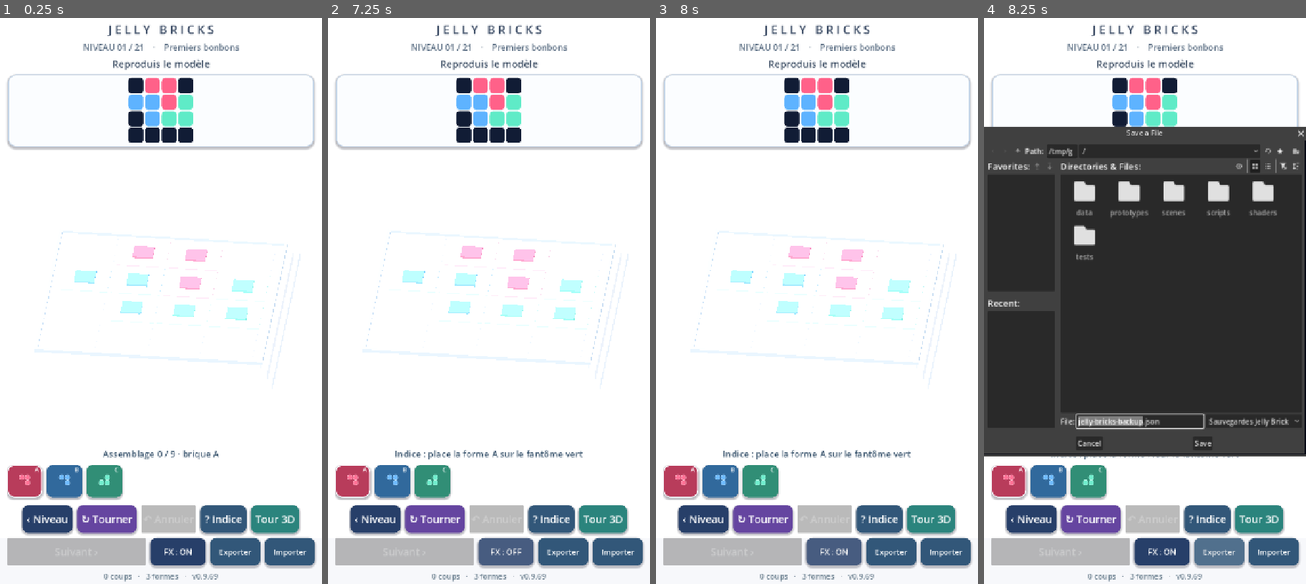
Above: before the commit, frames 1-4 (left to right).
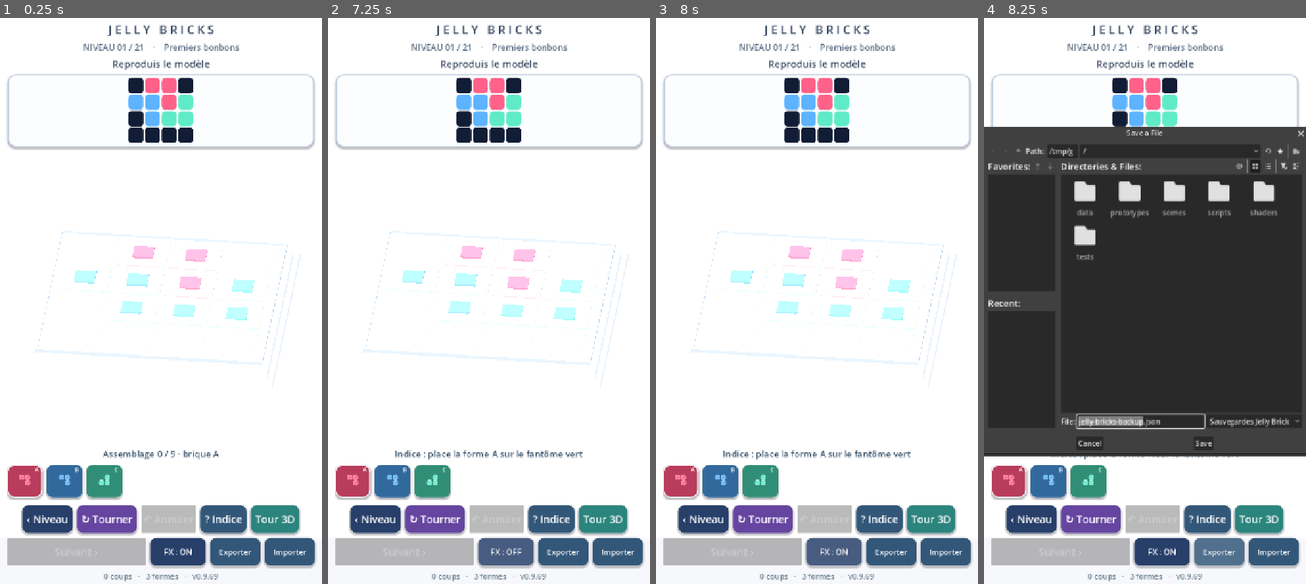
Above: after the commit, the same moments.

Repository: dbrckk/Jelly-bricks
Game: Godot game, scene res://scenes/main.tscn
The game is run twice, just before and just after one commit, with the same random seed, the same clock (stepped at 60 frames per second) and the same inputs.
Inputs (mouse positions are in pixels of both pictures, inside the frame that each line leads up to):
- Up to frame 1 (0.25 s): no input
- Up to frame 2 (7.25 s): click (353, 482) at 0.52 s; click (392, 482) at 1.27 s; click (431, 482) at 2.02 s; click "‹ Niveau" at 2.75 s; click "↻ Tourner" at 3.5 s; click "? Indice" at 4.25 s; click "Tour 3D" at 5 s; click "‹ Puzzles" at 5.75 s; click "FX : ON" at 6.5 s
- Up to frame 3 (8 s): click "FX : OFF" at 7.25 s
- Up to frame 4 (8.25 s): click "Exporter" at 8 s

Frames 1-3 are identical in both runs. In frame 4, 1.3% of the frame differs, in the area x 1-100%, y 21-77%.

Commit message:
feat(gel): align animated surface normals and highlights with ripple deformation

Diff:
--- a/native-godot/prototypes/single_brick/wet_coat.gdshader
+++ b/native-godot/prototypes/single_brick/wet_coat.gdshader
@@ -21,10 +21,27 @@
     // Short, spatially traveling deformation around the top wall.
     // The same spring drives coat and core; only the affected top 65%
     // ripples. Rest is exactly zero. No texture or physics allocation.
-    float crest = sin(VERTEX.x * 8.0 - ripple_phase) *
-        cos(VERTEX.z * 5.2 + ripple_phase * 0.35);
+    float wave_x = VERTEX.x * 8.0 - ripple_phase;
+    float wave_z = VERTEX.z * 5.2 + ripple_phase * 0.35;
+    float crest = sin(wave_x) * cos(wave_z);
     float envelope = smoothstep(0.31, 0.82, w);
-    VERTEX.y += ripple_energy * crest * envelope * 0.026;
+    float wave_height = ripple_energy * envelope * 0.026;
+    VERTEX.y += wave_height * crest;
+
+    // Deforming only vertices leaves the light reflection frozen on a
+    // vibrating surface, making soft gel look like solid lacquer. Rebuild
+    // the displaced top normal from the exact analytical wave gradient.
+    // Keep identical maths in the core and coat so they reflect as one skin.
+    float width_scale = 1.0 + deformation * 0.10 * (1.0 - w * 0.45);
+    vec3 elastic_normal = normalize(vec3(
+        NORMAL.x / width_scale,
+        NORMAL.y / max(compressed, 0.25),
+        NORMAL.z / width_scale));
+    vec2 slope = wave_height * vec2(
+        8.0 * cos(wave_x) * cos(wave_z),
+        -5.2 * sin(wave_x) * sin(wave_z));
+    NORMAL = normalize(elastic_normal -
+        vec3(slope.x, 0.0, slope.y) * max(elastic_normal.y, 0.0));
     local_position = VERTEX;
 }
 void fragment() {
